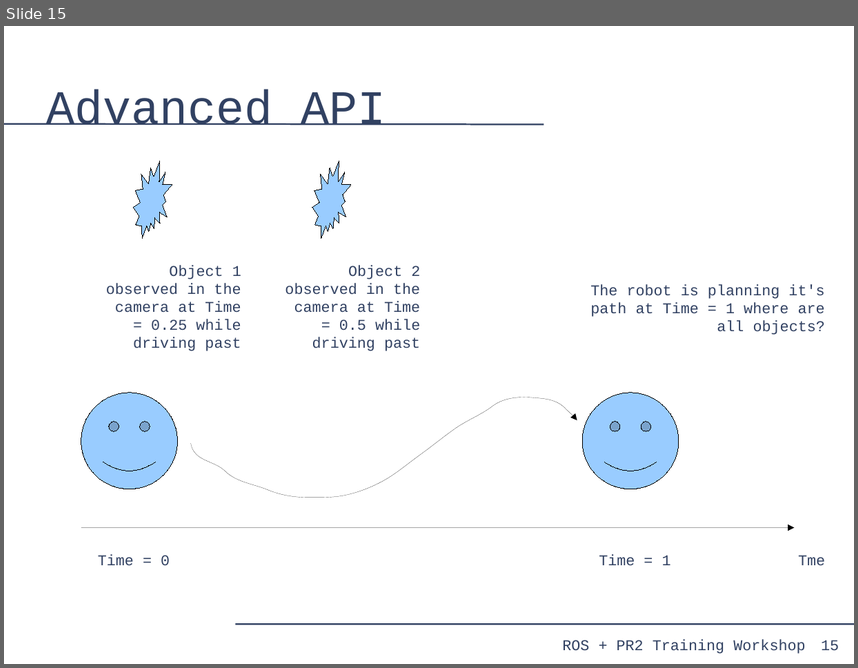
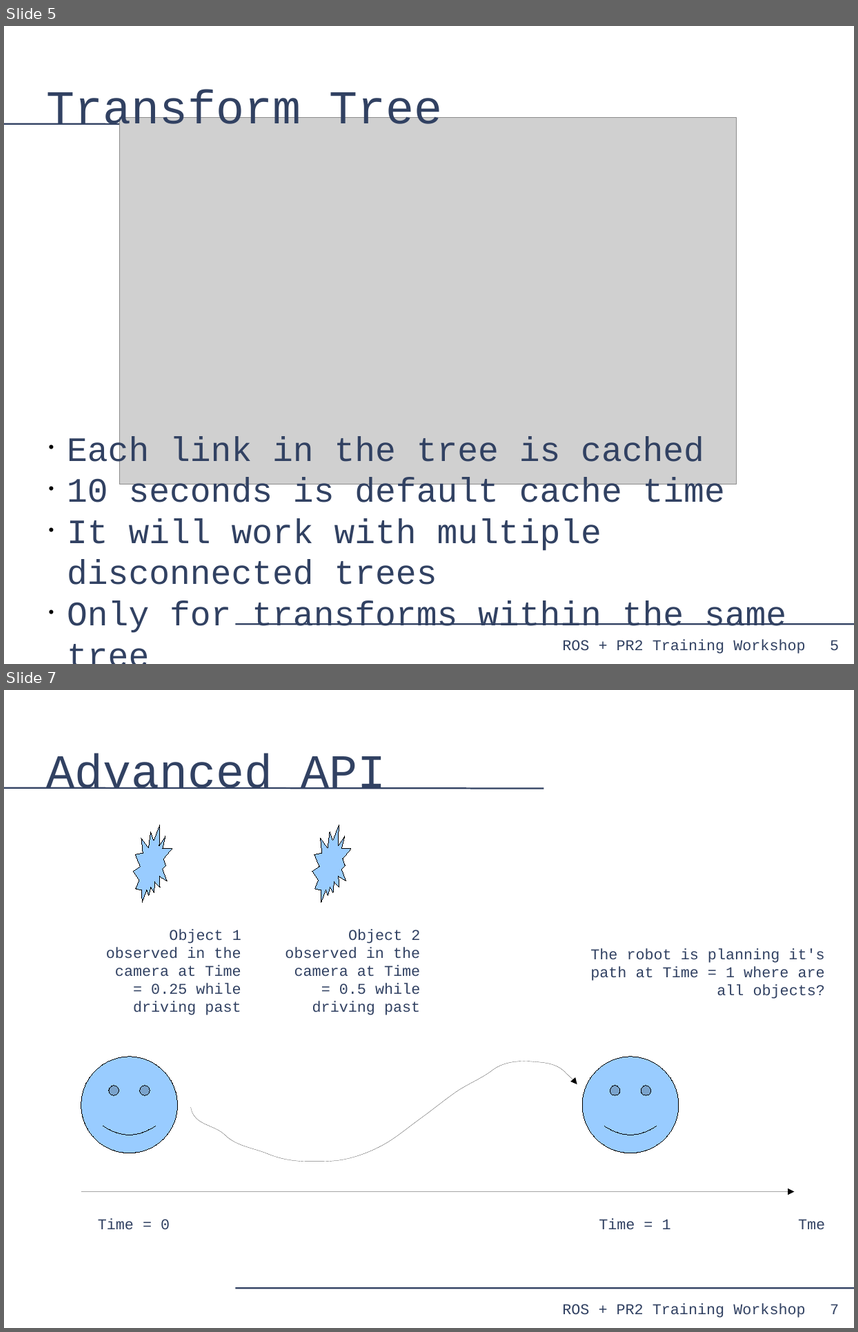
Before and after one commit to PR2/pr2_docs, a slide deck: pr2_training_workshop/tf/tf_training.odp. Shown one above the other, each under a label of ours: slide 15 before the commit, slides 5 and 7 after it; the slides between them are not shown. The pictures are 858x668 and 858x1332 pixels, drawn with LibreOffice and Linux fonts; fonts in the diff are those of the drawing; grey boxes stand for pictures. Boxes give left, top, right and bottom in pixels: in the first picture for what was removed or moved away, otherwise in the second. Text is boxed around its words. In the diff, an @@ line names an element or a change of style, - is before the commit and + after.

```diff
--- a/pr2_training_workshop/tf/tf_training.odp
+++ b/pr2_training_workshop/tf/tf_training.odp
@@ slide 5 added at bbox=[4, 26, 854, 664], background #FFFFFF; not listed: 4 template elements that a slide beside it also shows @@
@@ title added at bbox=[47, 89, 442, 136], 44 pt, text #314162 @@
+Transform Tree
@@ picture added at bbox=[120, 118, 737, 484] @@
@@ subtitle added at bbox=[67, 436, 786, 633], 32 pt, text #314162 @@
+• Each link in the tree is cached
+• 10 seconds is default cache time
+• It will work with multiple disconnected trees
+• Only for transforms within the same tree
@@ what was slide 15 is now slide 7 @@
@@ page number at bbox=[830, 1303, 839, 1314]: text changed @@
-15
+7
```
Also in this commit, not shown: 1 slide changed, 5 other slides added.
